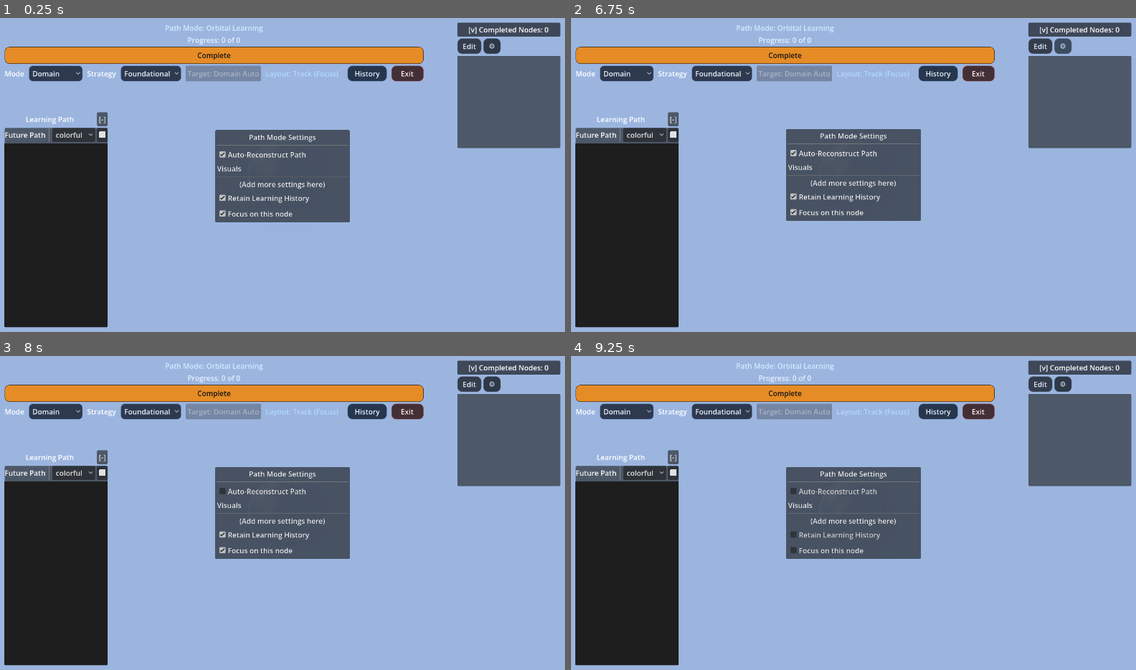
Above: before the commit, frames 1-4 (two rows, left to right).
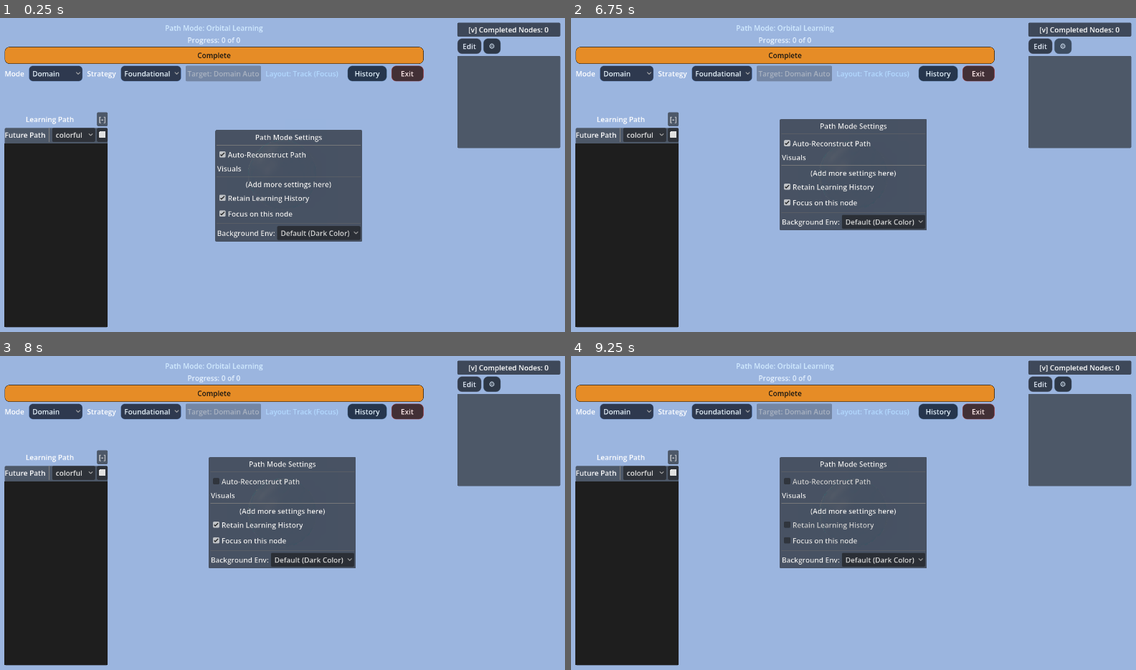
Above: after the commit, the same moments.

Repository: Jacobinwwey/NoteConnection
Game: Godot game, scene res://scenes/main.tscn
Same seed, same stepped clock (60 frames per second), same inputs: the game is played once before the commit and once after it.
Inputs:
- Up to frame 1 (0.25 s): no input
- Up to frame 2 (6.75 s): click "Complete" at 0.5 s; click "Domain" at 1.25 s; click "Foundational" at 2 s; click "History" at 2.75 s; click "[v] Completed Nodes: 0" at 3.5 s; click "[>] Completed Nodes: 0" at 4.25 s; click "Edit" at 5 s; click "Done" at 5.75 s; click "⚙" at 6.5 s
- Up to frame 3 (8 s): click "Auto-Reconstruct Path" at 7.25 s
- Up to frame 4 (9.25 s): click "Retain Learning History" at 8 s; click "Focus on this node" at 8.75 s

The runs differ from the first frame. In frame 1, 2.5% of the frame differs, in the area x 38-65%, y 35-72%; in frame 2, 3.8%, in the area x 36-63%, y 32-68%; in frame 3, 3.8%; in frame 4, 3.7%.

Commit message:
update exr

Diff:
--- a/path_mode/scripts/path_mode_ui.gd
+++ b/path_mode/scripts/path_mode_ui.gd
@@ -458,12 +458,51 @@
 	if _tree_view and _tree_view.has_method("update_settings"):
 		_tree_view.update_settings(settings)
 
+	_apply_background_setting(settings)
+
+func _apply_background_setting(settings: Dictionary) -> void:
+	if not settings.has("background_file"):
+		return
+
+	var we = get_node_or_null("../WorldEnvironment") as WorldEnvironment
+	if not we or not we.environment:
+		return
+
+	var bg_file = settings["background_file"]
+	if bg_file == "Default (Dark Color)" or bg_file == "":
+		we.environment.background_mode = Environment.BG_COLOR
+		we.environment.sky = null
+		return
+
+	var bg_path = "E:/Knowledge_project/NoteConnection_app/path_mode/assets/backgrounds/" + bg_file
+	var img = Image.new()
+	var err = img.load(bg_path)
+	if err == OK:
+		var raw_texture = ImageTexture.create_from_image(img)
+		var panorama_mat = PanoramaSkyMaterial.new()
+		panorama_mat.panorama = raw_texture
+
+		# Set filter to linear to prevent issues with environment maps at lower resolutions
+		# PanoramaSkyMaterial doesn't have a direct filter property on the texture property anymore
+		# The filter is determined by the texture itself or global project settings in simple setups.
+
+		var sky = Sky.new()
+		sky.sky_material = panorama_mat
+		we.environment.background_mode = Environment.BG_SKY
+		we.environment.sky = sky
+	else:
+		push_error("Failed to load background picture: %s, Error: %d" % [bg_path, err])
+
 
 func _setup_initial_state() -> void:
 	update_progress(0, 0)
 	_update_sidebar_header()
 	_update_target_button_state()
 	_emit_runtime_config()
+	if _settings_panel:
+		# Extract raw dictionary
+		var settings = _settings_panel._settings
+		_apply_background_setting(settings)
 
 
 ## Called when Mark Complete button is pressed
--- a/path_mode/scripts/path_renderer.gd
+++ b/path_mode/scripts/path_renderer.gd
@@ -101,11 +101,13 @@
 func _setup_central_bubble() -> void:
 	_central_bubble = RigidBody3D.new()
 	_central_bubble.gravity_scale = 0.0
-	_central_bubble.linear_damp = 3.0
-	_central_bubble.angular_damp = 3.0
+	_central_bubble.linear_damp = 5.0
+	_central_bubble.angular_damp = 5.0
+	_central_bubble.mass = 5.0
+	_central_bubble.continuous_cd = true
 	var phys_mat := PhysicsMaterial.new()
 	phys_mat.friction = 0.0
-	phys_mat.bounce = 0.6
+	phys_mat.bounce = 0.4
 	_central_bubble.physics_material_override = phys_mat
 	_central_bubble.set_meta("node_id", "")
 	_central_bubble.set_meta("target_pos", Vector3.ZERO)
@@ -213,11 +215,13 @@
 func _create_peripheral_bubble(index: int, node: Dictionary) -> RigidBody3D:
 	var bubble := RigidBody3D.new()
 	bubble.gravity_scale = 0.0
-	bubble.linear_damp = 3.0
-	bubble.angular_damp = 3.0
+	bubble.linear_damp = 4.0
+	bubble.angular_damp = 4.0
+	bubble.mass = 1.0
+	bubble.continuous_cd = true
 	var phys_mat := PhysicsMaterial.new()
 	phys_mat.friction = 0.0
-	phys_mat.bounce = 0.6
+	phys_mat.bounce = 0.4
 	bubble.physics_material_override = phys_mat
 
 	var node_id: String = node.get("id", "")
--- a/path_mode/scripts/settings_panel.gd
+++ b/path_mode/scripts/settings_panel.gd
@@ -13,9 +13,12 @@
 var _settings: Dictionary = {
 	"auto_reconstruct": true,
 	"retain_history": true,
-	"focus_mode": true # Default enabled
+	"focus_mode": true, # Default enabled
+	"background_file": "Default (Dark Color)"
 	# "theme": "colorful"
 }
+
+var _background_option: OptionButton
 
 func _ready() -> void:
 	_load_settings()
@@ -43,6 +46,21 @@
 		_focus_mode_check.button_pressed = _settings.get("focus_mode", true)
 		_focus_mode_check.toggled.connect(_on_focus_mode_toggled)
 
+		vbox.add_child(HSeparator.new())
+
+		# Background Selector
+		var bg_hbox = HBoxContainer.new()
+		vbox.add_child(bg_hbox)
+		var bg_label = Label.new()
+		bg_label.text = "Background Env:"
+		bg_hbox.add_child(bg_label)
+
+		_background_option = OptionButton.new()
+		_background_option.size_flags_horizontal = Control.SIZE_EXPAND_FILL
+		bg_hbox.add_child(_background_option)
+		_populate_background_options()
+		_background_option.item_selected.connect(_on_background_selected)
+
 func _update_ui() -> void:
 	if _auto_reconstruct_check:
 		_auto_reconstruct_check.button_pressed = _settings.get("auto_reconstruct", true)
@@ -50,6 +68,42 @@
 		_retain_history_check.button_pressed = _settings.get("retain_history", true)
 	if _focus_mode_check:
 		_focus_mode_check.button_pressed = _settings.get("focus_mode", true)
+
+	if _background_option:
+		var current_bg = _settings.get("background_file", "Default (Dark Color)")
+		for i in range(_background_option.item_count):
+			if _background_option.get_item_text(i) == current_bg:
+				_background_option.select(i)
+				break
+
+func _populate_background_options() -> void:
+	if not _background_option:
+		return
+	_background_option.clear()
+	_background_option.add_item("Default (Dark Color)")
+
+	var dir_path := "E:/Knowledge_project/NoteConnection_app/path_mode/assets/backgrounds/"
+	var dir := DirAccess.open(dir_path)
+	if dir:
+		dir.list_dir_begin()
+		var file_name := dir.get_next()
+		while file_name != "":
+			if not dir.current_is_dir() and not file_name.ends_with(".import"):
+				var ext = file_name.get_extension().to_lower()
+				if ext in ["hdr", "exr", "png", "jpg", "jpeg"]:
+					_background_option.add_item(file_name)
+			file_name = dir.get_next()
+		dir.list_dir_end()
+	else:
+		push_warning("Could not open backgrounds directory: " + dir_path)
+
+func _on_background_selected(index: int) -> void:
+	if not _background_option:
+		return
+	var selected_file = _background_option.get_item_text(index)
+	_settings["background_file"] = selected_file
+	_save_settings()
+	settings_changed.emit(_settings)
 
 func _on_auto_reconstruct_toggled(pressed: bool) -> void:
 	_settings["auto_reconstruct"] = pressed
Not shown, added: path_mode/assets/backgrounds/belfast_sunset_puresky_4k.exr.import
Not shown, added: path_mode/assets/backgrounds/citrus_orchard_puresky_4k.exr.import
Not shown, added: path_mode/assets/backgrounds/qwantani_dusk_2_puresky_4k.exr.import
Not shown, added: path_mode/assets/backgrounds/qwantani_moonrise_puresky_4k.exr.import
Not shown, added: path_mode/assets/backgrounds/qwantani_sunset_puresky_4k.exr.import
Not shown, changed: brainstorming.md
Not shown, changed: src-tauri/bin/server-x86_64-pc-windows-msvc.exe
